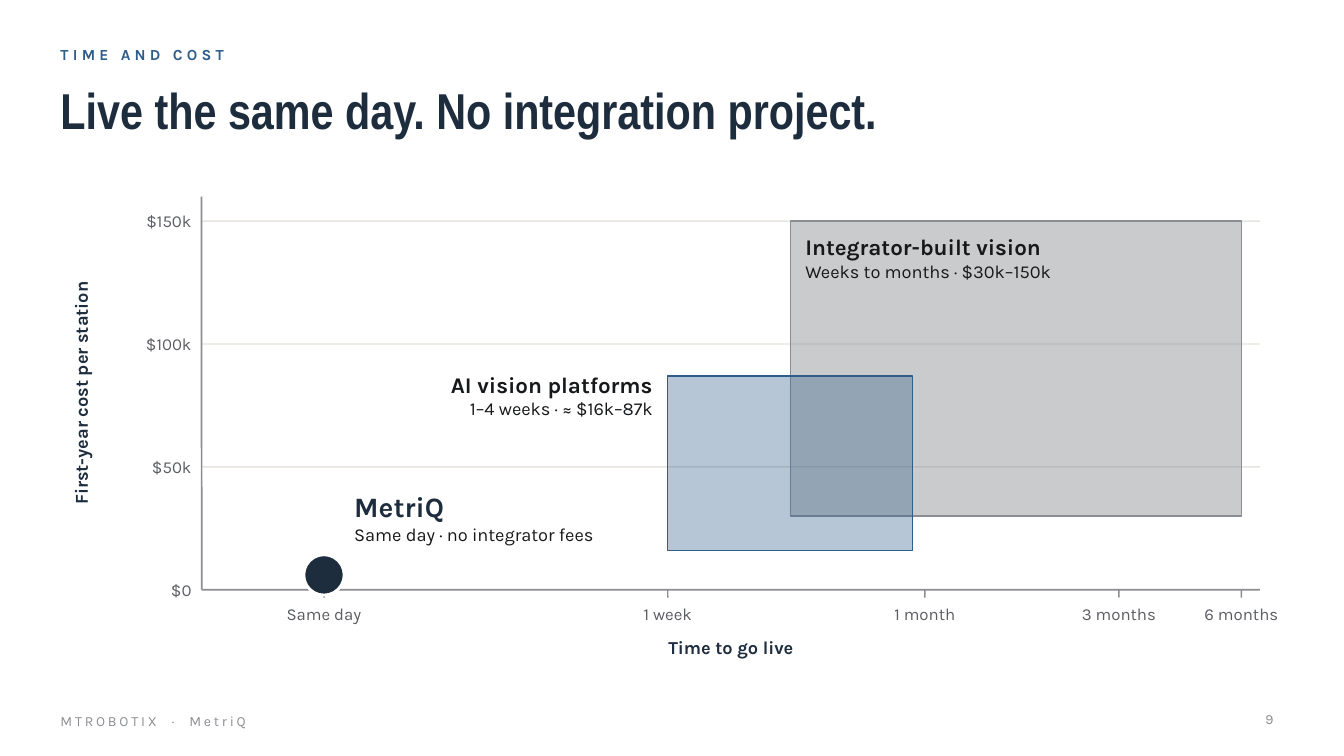
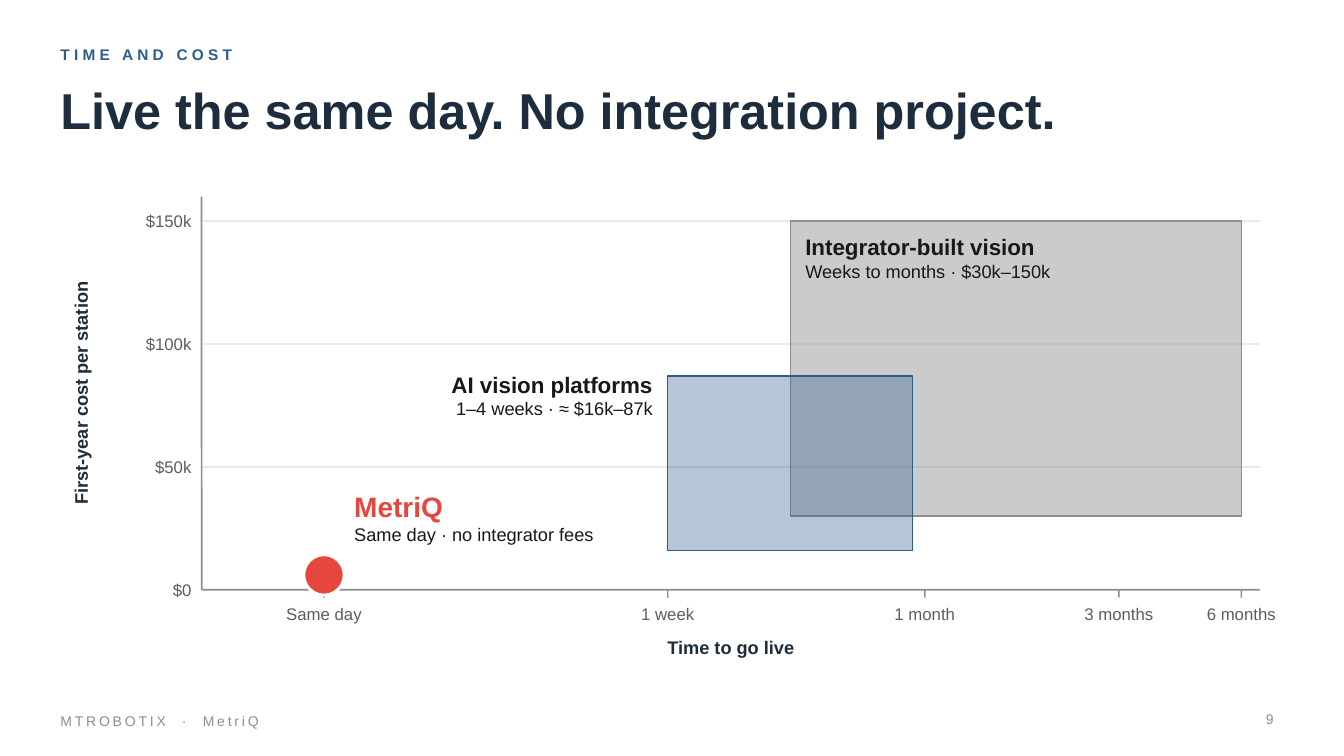
Before and after one commit to MTRobotix/MTR-SOP, a slide deck: slide 9 of content/general/attachments/metriq-pitch-deck.pptx. Drawn at 1344x756 pixels with LibreOffice and Linux fonts; fonts in the diff are those of the drawing. Boxes give left, top, right and bottom in pixels: in the first picture for what was removed or moved away, otherwise in the second. Text is boxed around its words. In the diff, an @@ line names an element or a change of style, - is before the commit and + after.

```diff
--- a/content/general/attachments/metriq-pitch-deck.pptx
+++ b/content/general/attachments/metriq-pitch-deck.pptx
@@ title "Live the same day. No ..." at (60,92,1056,138): font Arial Narrow to Arial @@
@@ text "MetriQ" at (354,496,593,545): font Karla to Arial; text colour #1D2D3D to #E5463D in "MetriQ" @@
@@ ellipse at (303,555,344,595): fill #1D2D3D to #E5463D @@
@@ font Karla to Arial in 15 elements at (60,49,232,60), (173,583,192,597), (155,460,191,474), (146,337,192,351), (146,214,192,228), (286,608,362,624), (641,608,694,620), (894,608,955,620), (1084,608,1153,620), (1207,608,1276,620), (667,640,794,658), (71,287,91,503), (805,239,1050,280), (451,376,653,417), (60,716,259,729) @@
```
Also in this commit, not shown: 12 other slides changed, 1 slide added, 1 slide removed, 4 other files.
